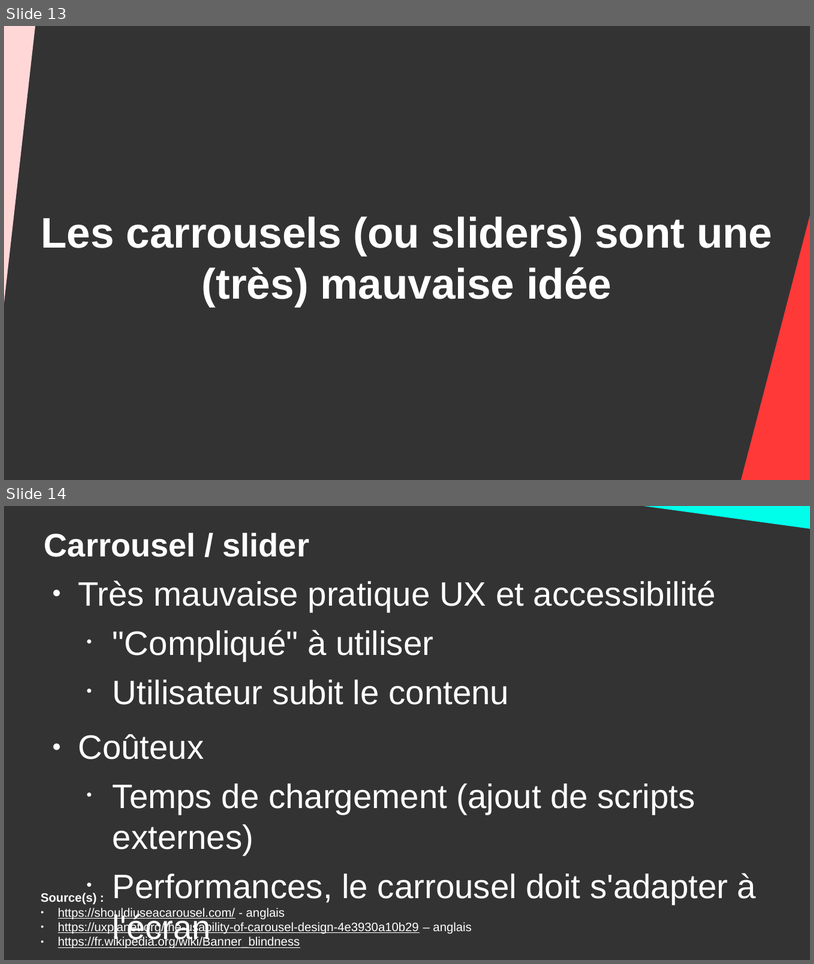
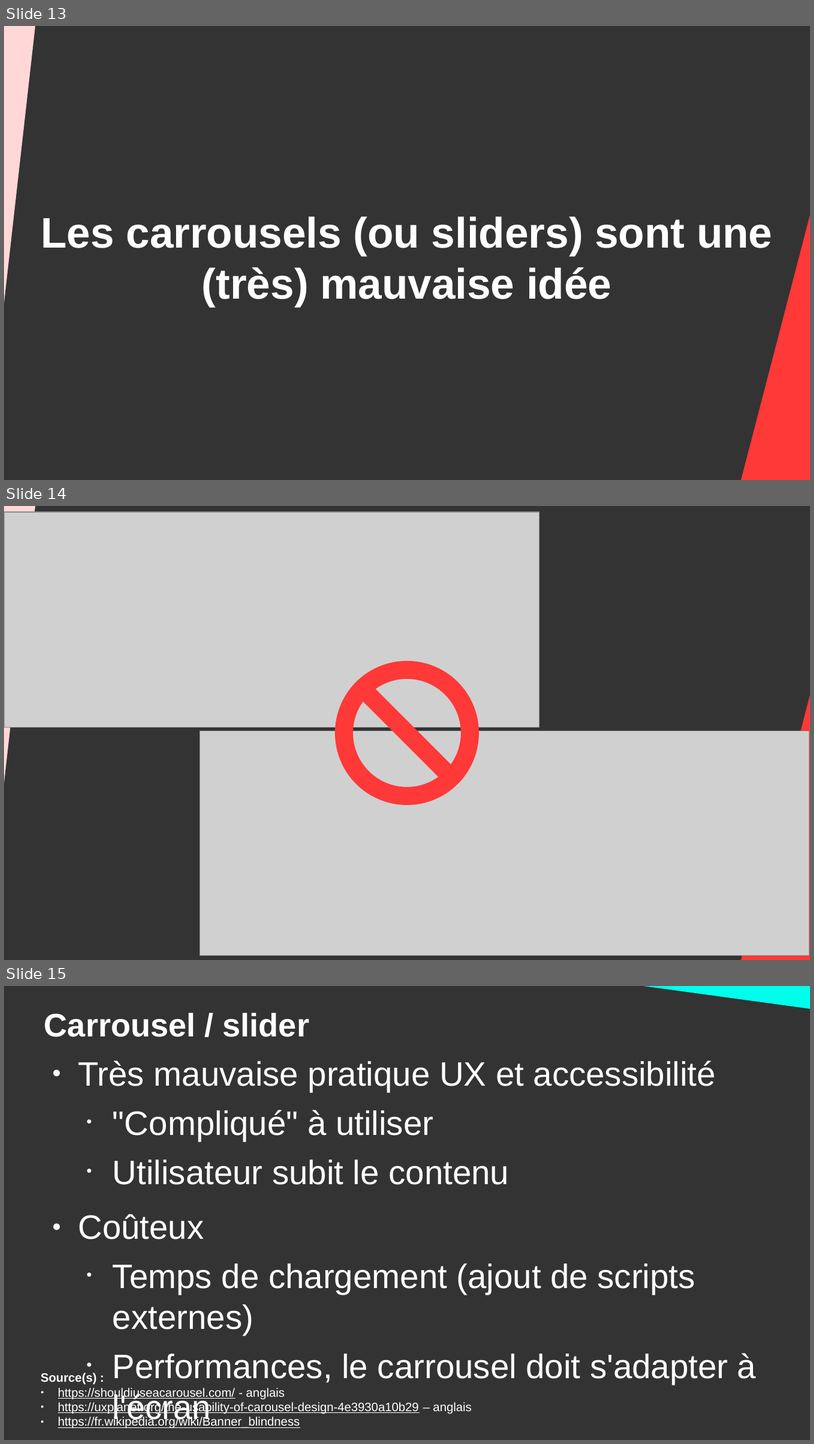
Before and after one commit to DanYellow/cours, a slide deck: ergonomie-et-accessibilite-s2/numero-1/presentation.odp. Shown one above the other, each under a label of ours: slides 13 and 14 before the commit, slides 13, 14 and 15 after it. The pictures are 814x964 and 814x1444 pixels, drawn with LibreOffice and Linux fonts; fonts in the diff are those of the drawing; grey boxes stand for pictures. Boxes give left, top, right and bottom in pixels: in the first picture for what was removed or moved away, otherwise in the second. Text is boxed around its words. In the diff, an @@ line names an element or a change of style, - is before the commit and + after.

```diff
--- a/ergonomie-et-accessibilite-s2/numero-1/presentation.odp
+++ b/ergonomie-et-accessibilite-s2/numero-1/presentation.odp
@@ slide 14 added at box(4, 506, 810, 960), background #333333 @@
@@ right triangle added at box(4, 506, 39, 896), fill #FFD7D7 @@
@@ picture added at box(4, 512, 540, 727) @@
@@ rectangle added at box(703, 611, 810, 960), fill #FF3838 @@
@@ no-entry sign added at box(335, 661, 480, 805), fill #FF3838 @@
@@ picture added at box(200, 730, 810, 955) @@
@@ what was slide 14 is now slide 15 @@
```
Also in this commit, not shown: 4 slides changed, 3 other slides added, 3 other files.
